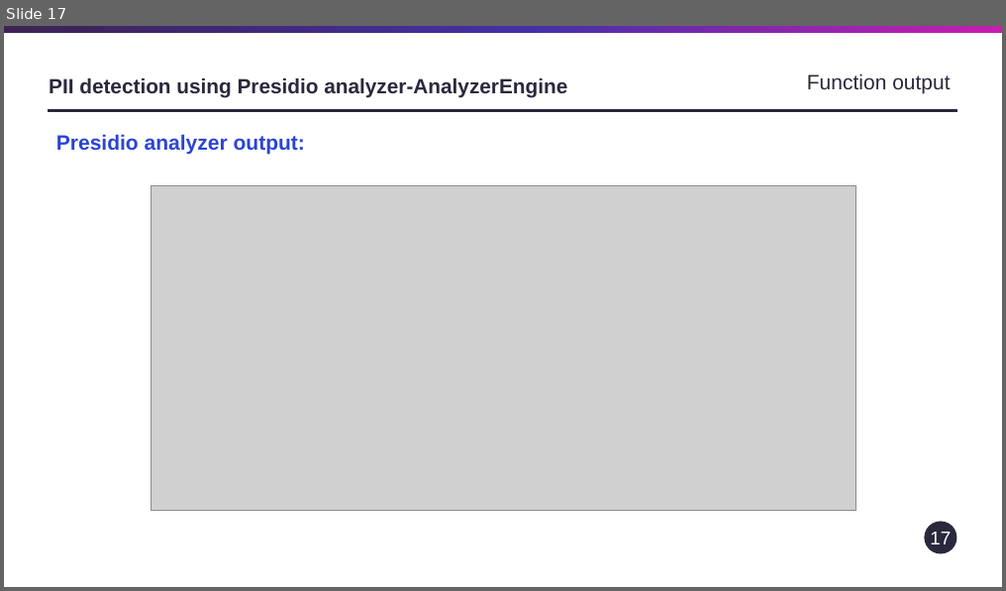
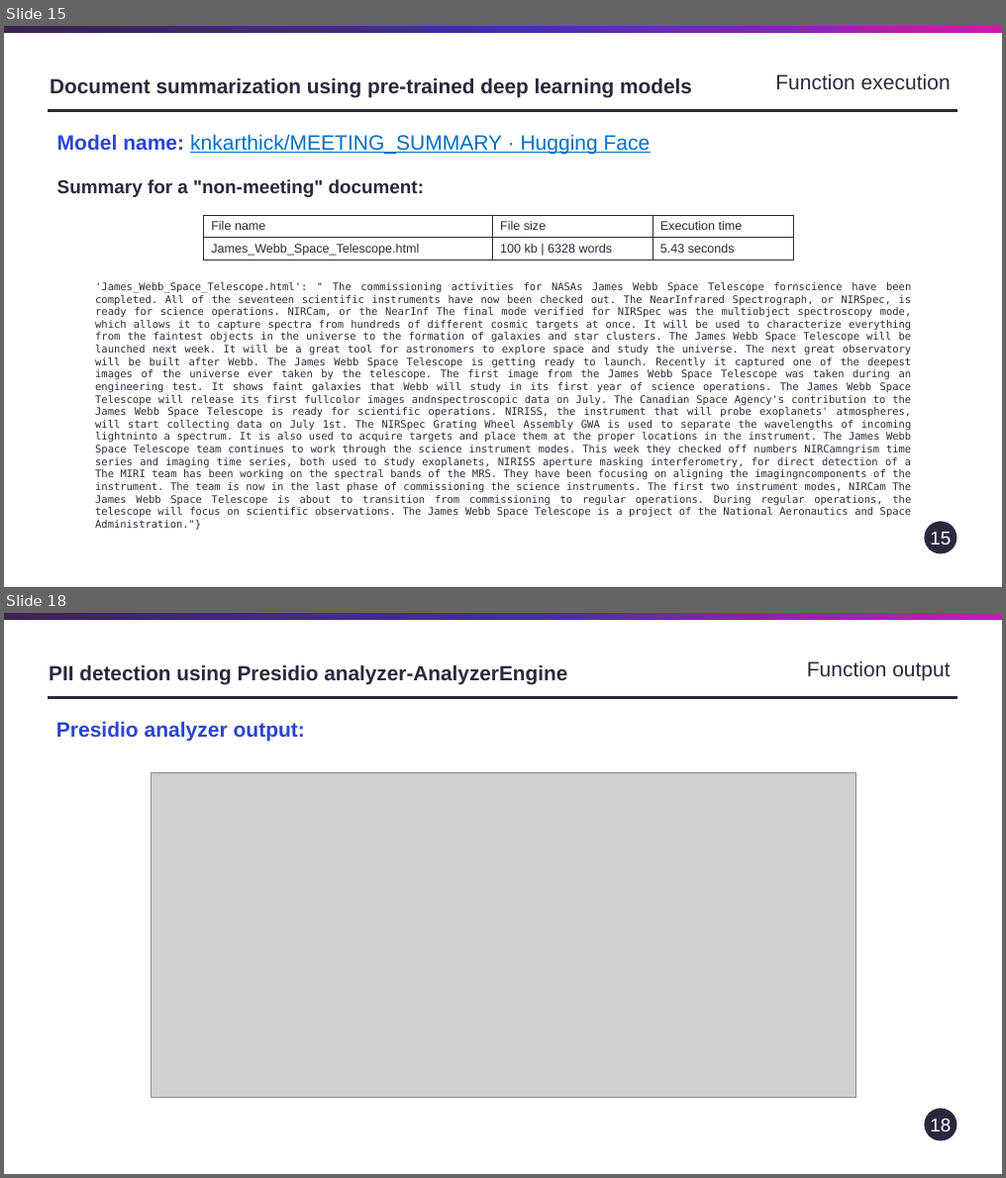
Before and after one commit to VirajOke/My-AI-Projects, a slide deck: nlp-exploration-notebooks-main/nlp-exploration-notebooks-main/Results/NLP_Toolkit - comments.pptx. Shown one above the other, each under a label of ours: slide 17 before the commit, slides 15 and 18 after it; the slides between them are not shown. The pictures are 1006x591 and 1006x1178 pixels, drawn with LibreOffice and Linux fonts; fonts in the diff are those of the drawing; grey boxes stand for pictures. Boxes give left, top, right and bottom in pixels: in the first picture for what was removed or moved away, otherwise in the second. Text is boxed around its words. In the diff, an @@ line names an element or a change of style, - is before the commit and + after.

```diff
--- a/nlp-exploration-notebooks-main/nlp-exploration-notebooks-main/Results/NLP_Toolkit - comments.pptx
+++ b/nlp-exploration-notebooks-main/nlp-exploration-notebooks-main/Results/NLP_Toolkit - comments.pptx
@@ slide 15 added at (4,26,1002,587), background #FFFFFF; not listed: 3 template elements that a slide beside it also shows @@
@@ title added at (50,78,692,97), 19.8 pt, text #2A283C, bold @@
+Document summarization using pre-trained deep learning models
@@ text added at (775,74,950,89), 20 pt, text #2A283C @@
+Function execution
@@ text added at (57,134,650,197), 20 pt, text #0070C0, bold @@
+Model name: knkarthick/MEETING_SUMMARY · Hugging Face
+Summary for a "non-meeting" document:
@@ table added at (204,215,795,261), 2 rows, 3 columns @@
+File name | File size | Execution time
+James_Webb_Space_Telescope.html | 100 kb | 6328 words | 5.43 seconds
@@ text added at (95,282,912,530), 10 pt, text #2A283C @@
+'James_Webb_Space_Telescope.html': " The commissioning activities for NASAs James Webb Space Telescope fornscience have been completed. All of the seventeen scientific instruments have now been checked out. The NearInfrared Spectrograph, or NIRSpec, is ready for science operations. NIRCam, or the NearInf The final mode verified for NIRSpec was the multiobject spectroscopy mode, which allows it to capture spectra from hundreds of different cosmic targets at once. It will be used to characterize everything from the faintest objects in the universe to the formation of galaxies and star clusters. The James Webb Space Telescope will be launched next week. It will be a great tool for astronomers to explore space and study the universe. The next great observatory will be built after Webb. The James Webb Space Telescope is getting ready to launch. Recently it captured one of the deepest images of the universe ever taken by the telescope. The first image from the James Webb Space Telescope was taken during an engineering test. It shows faint galaxies that Webb will study in its first year of science operations. The James Webb Space Telescope will release its first fullcolor images andnspectroscopic data on July. The Canadian Space Agency's contribution to the James Webb Space Telescope is ready for scientific operations. NIRISS, the instrument that will probe exoplanets' atmospheres, will start collecting data on July 1st. The NIRSpec Grating Wheel Assembly GWA is used to separate the wavelengths of incoming lightninto a spectrum. It is also used to acquire targets and place them at the proper locations in the instrument. The James Webb Space Telescope team continues to work through the science instrument modes. This week they checked off numbers NIRCamngrism time series and imaging time series, both used to study exoplanets, NIRISS aperture masking interferometry, for direct detection of a The MIRI team has been working on the spectral bands of the MRS. They have been focusing on aligning the imagingncomponents of the instrument. The team is now in the last phase of commissioning the science instruments. The first two instrument modes, NIRCam The James Webb Space Telescope is about to transition from commissioning to regular operations. During regular operations, the telescope will focus on scientific observations. The James Webb Space Telescope is a project of the National Aeronautics and Space Administration."}
@@ page number added at (924,522,957,555), fill #2A283C, 18 pt, text #FFFFFF @@
+15
@@ what was slide 17 is now slide 18 @@
@@ page number at (930,1119,950,1132): text changed @@
-17
+18
```
Also in this commit, not shown: 13 slides changed.
